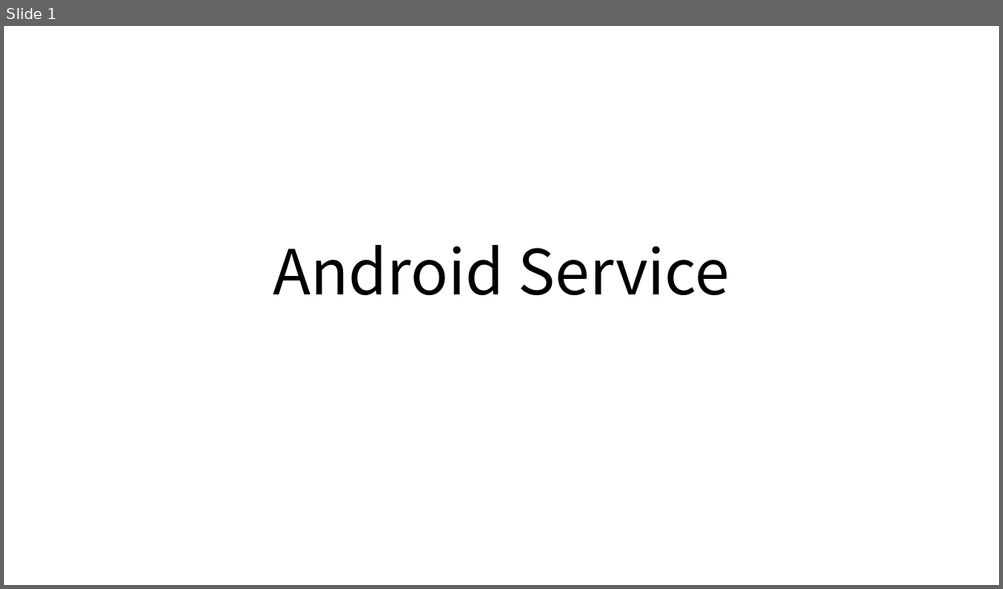
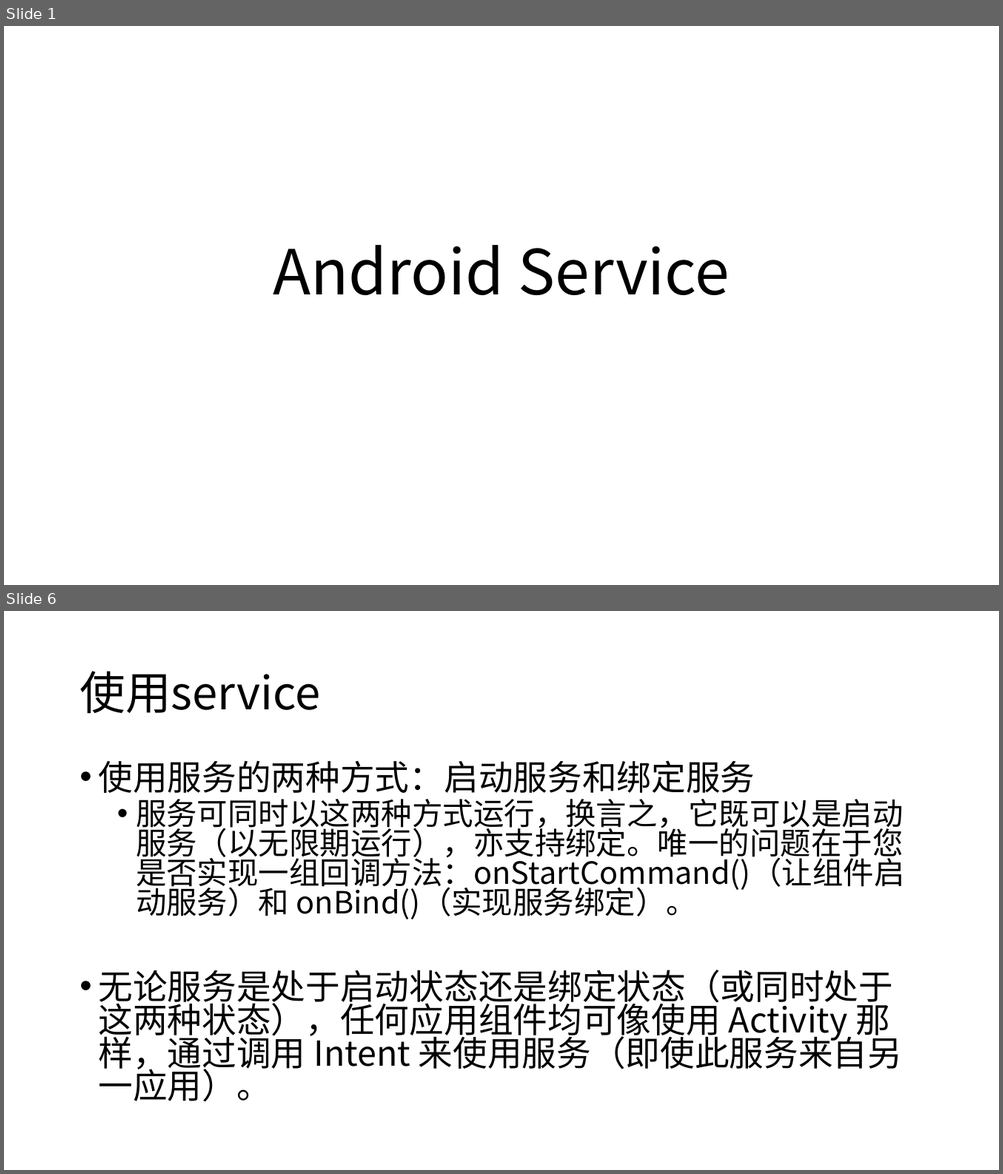
Before and after one commit to tanglw2020/android-class, a slide deck: Android Service.pptx. Shown one above the other, each under a label of ours: slide 1 before the commit, slides 1 and 6 after it; the slides between them are not shown. The pictures are 1003x589 and 1003x1174 pixels, drawn with LibreOffice and Linux fonts; fonts in the diff are those of the drawing. Boxes give left, top, right and bottom in pixels: in the first picture for what was removed or moved away, otherwise in the second. Text is boxed around its words. In the diff, an @@ line names an element or a change of style, - is before the commit and + after.

```diff
--- a/Android Service.pptx
+++ b/Android Service.pptx
@@ slide 6 added at bbox=[4, 611, 999, 1170], background #FFFFFF @@
@@ title added at bbox=[79, 671, 320, 714], 44 pt, text #000000 @@
+使用service
@@ text added at bbox=[99, 760, 904, 1102], 29.6 pt, text #000000 @@
+• 使用服务的两种方式：启动服务和绑定服务
+  • 服务可同时以这两种方式运行，换言之，它既可以是启动服务（以无限期运行），亦支持绑定。唯一的问题在于您是否实现一组回调方法：onStartCommand()（让组件启动服务）和 onBind()（实现服务绑定）。
+• 无论服务是处于启动状态还是绑定状态（或同时处于这两种状态），任何应用组件均可像使用 Activity 那样，通过调用 Intent 来使用服务（即使此服务来自另一应用）。
```
Also in this commit, not shown: 6 other slides added, 7 slides removed, 6 other files.
